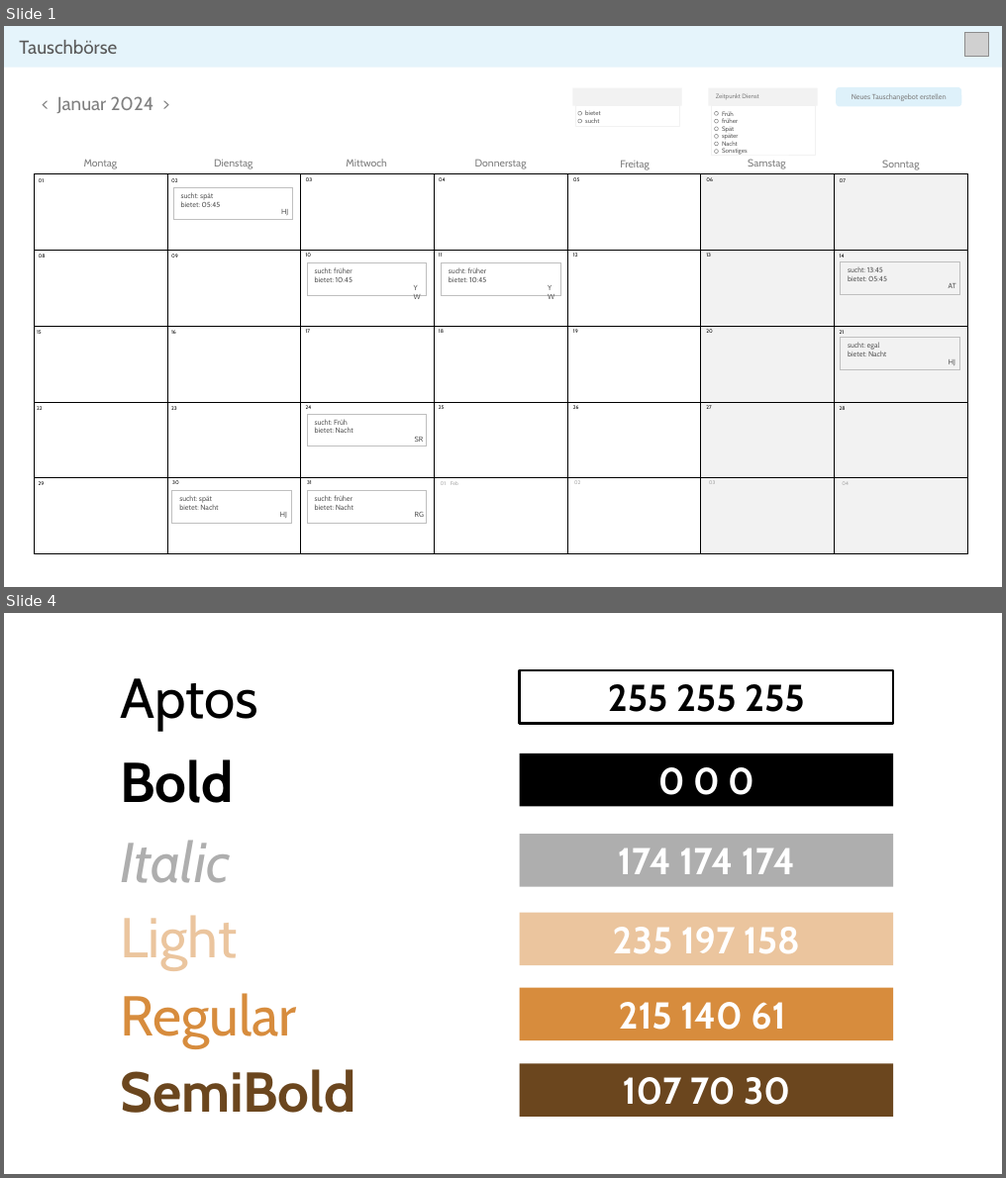
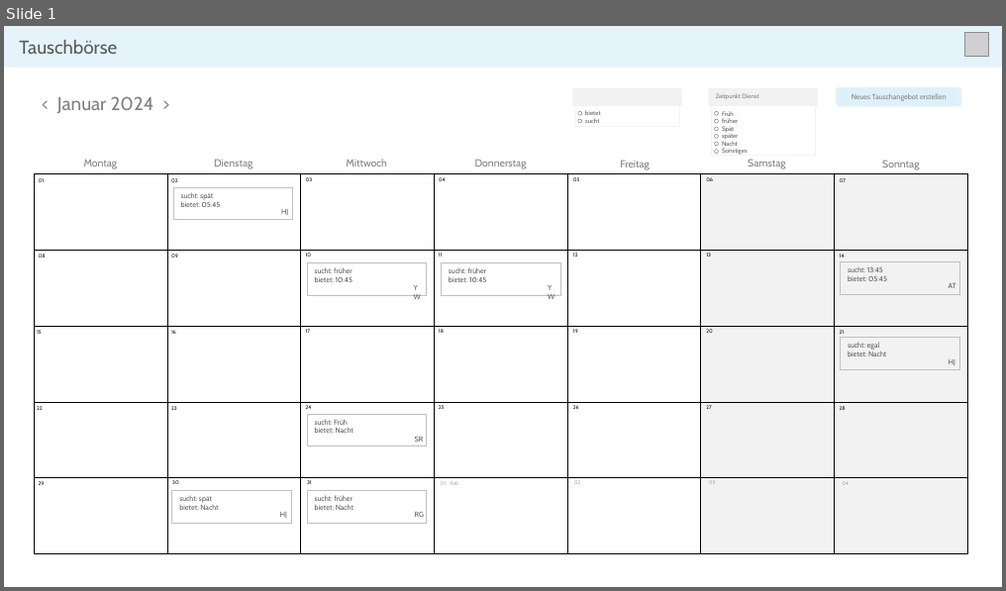
Before and after one commit to philippabele/shift-change-with-angular-draft-b, a slide deck: docs/Mockups.pptx. Shown one above the other, each under a label of ours: slides 1 and 4 before the commit, slide 1 after it; the slides between them are not shown. The pictures are 1006x1178 and 1006x591 pixels, drawn with LibreOffice and Linux fonts; fonts in the diff are those of the drawing; grey boxes stand for pictures; background and template pictures are left out. Boxes give left, top, right and bottom in pixels: in the first picture for what was removed or moved away, otherwise in the second. Text is boxed around its words. In the diff, an @@ line names an element or a change of style, - is before the commit and + after.

```diff
--- a/docs/Mockups.pptx
+++ b/docs/Mockups.pptx
@@ slide 4 removed at (4,613,1002,1174), background #FFFFFF @@
@@ group removed at (120,670,894,1117): 5 texts, 5 rectangles @@
-Bold
-Italic
-Regular
-SemiBold
-0 0 0
-107 70 30
-215 140 61
-235 197 158
-255 255 255
-Aptos
@@ rectangle removed at (520,834,894,887) @@
-174 174 174
@@ text removed at (120,915,237,970) @@
-Light
```
Also in this commit, not shown: 1 slide changed, 9 other slides removed, 4 other files.
